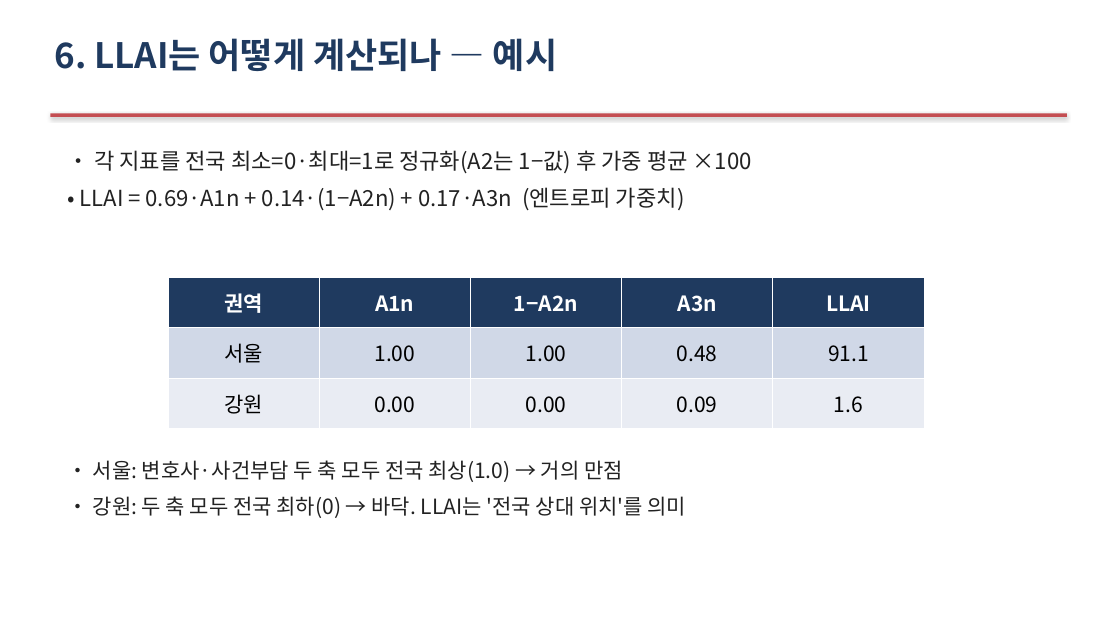
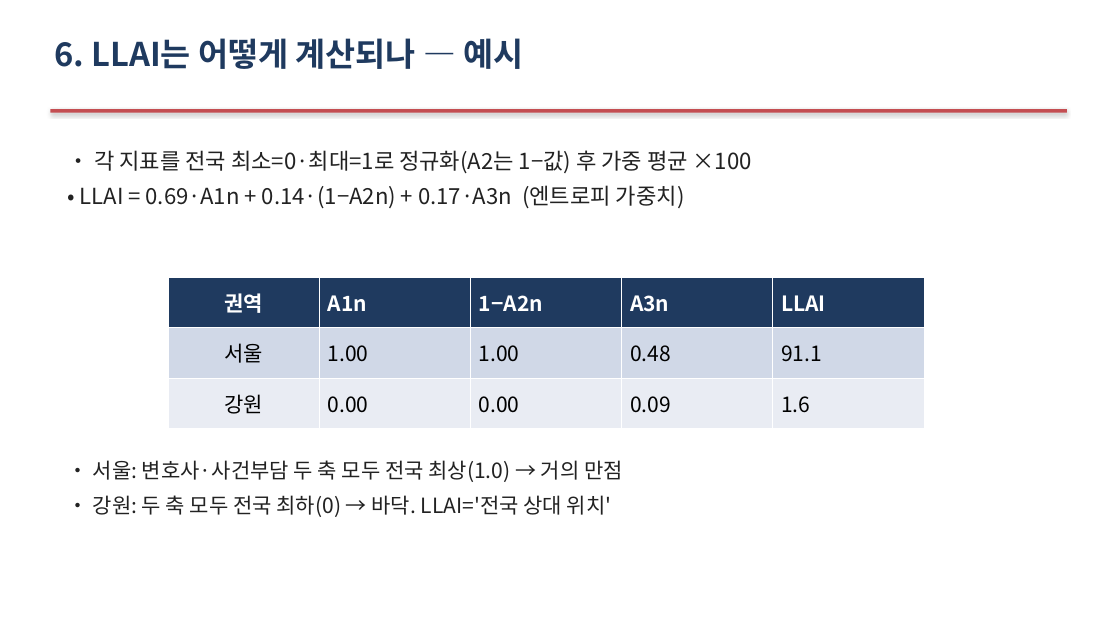
Before and after one commit to Allenkeem/llai-project, a slide deck: slide 10 of reports/발표자료.pptx. Drawn at 1120x630 pixels with LibreOffice and Linux fonts; fonts in the diff are those of the drawing. Boxes give left, top, right and bottom in pixels: in the first picture for what was removed or moved away, otherwise in the second. Text is boxed around its words. In the diff, an @@ line names an element or a change of style, - is before the commit and + after.

```diff
--- a/reports/발표자료.pptx
+++ b/reports/발표자료.pptx
@@ text "6. LLAI는 어떻게 계산되나 — ..." at [54, 38, 523, 69]: size 30 to 28 pt @@
@@ rectangle: place and size @@
-rectangle at [50, 113, 1067, 117]
+rectangle at [50, 109, 1067, 113]
@@ text "• 각 지표를 전국 최소=0·최대=1로 ..." at [80, 150, 752, 208]: less space between paragraphs @@
@@ table at [168, 277, 924, 429] @@
@@ alignment centre to left @@
@@ text at [93, 495, 612, 517]: text changed @@
-• 강원: 두 축 모두 전국 최하(0) → 바닥. LLAI는 '전국 상대 위치'를 의미
+• 강원: 두 축 모두 전국 최하(0) → 바닥. LLAI='전국 상대 위치'
```
Also in this commit, not shown: 20 other slides changed, 1 other file.
